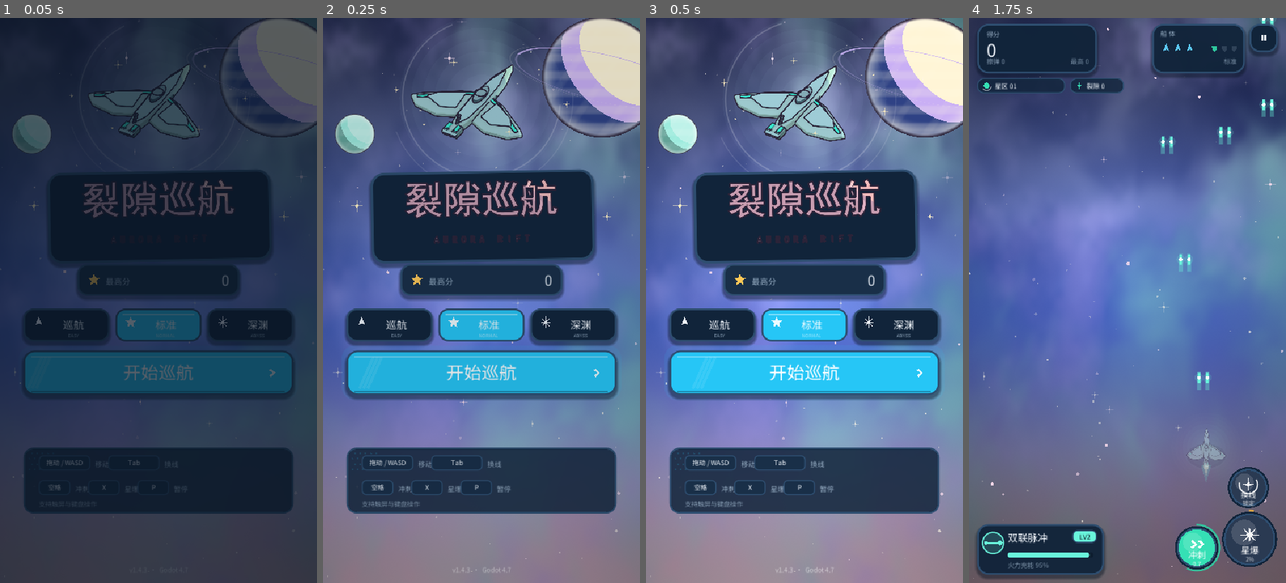
Above: before the commit, frames 1-4 (left to right).
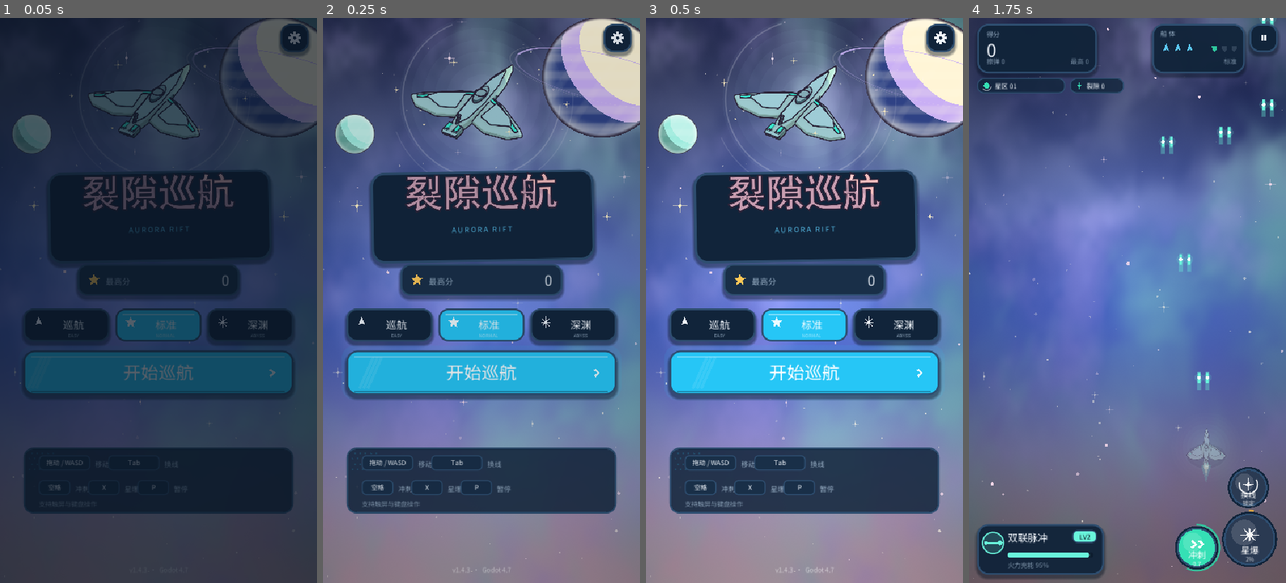
Above: after the commit, the same moments.

Repository: sctale/SpaceFighter-Godot
Game: Godot game, scene res://scenes/Main.tscn
Two runs of this game, one before a commit and one after it. Both use one fixed random seed, a clock stepped at 60 frames per second and the inputs below.
Inputs (mouse positions are in pixels of both pictures, inside the frame that each line leads up to):
- Up to frame 1 (0.05 s): no input
- Up to frame 2 (0.25 s): no input
- Up to frame 3 (0.5 s): no input
- Up to frame 4 (1.75 s): tap Enter at 0.5 s; move the mouse to (1197, 272) at 0.52 s; hold D 0.53-1.25 s; tap E at 0.6 s; click (1197, 272) at 0.67 s; tap Space at 0.77 s; drag from (1064, 328) to (1111, 413) at 1.27 s

The runs differ from the first frame. In frame 1, 1.8% of the frame differs, in the area x 26-98%, y 1-40%; in frame 2, 2.1%; in frame 3, 2.9%, in the area x 25-99%, y 1-40%; in frame 4, nothing differs.

Commit message:
ux: UI 重构 Phase 2——主菜单设置入口 + 独立设置屏 + logo 暗底适配
菜单右上齿轮进入独立设置屏（复用现有三开关，零新机制，含关于/版本行）；
logo 只保留标题图形、副标题改 Token 色实时文字；Esc 关闭设置屏；
opt_music 菜单不播战斗 BGM、暂停中切换不 resume（A2 随设置屏修复）。
门禁 180 + selftest 8 绿，菜单/设置屏实跑截图复核。

Diff:
--- a/scripts/main.gd
+++ b/scripts/main.gd
@@ -97,6 +97,7 @@
 
 # 界面状态 / 存档 / 音效
 var in_menu := true
+var settings_open := false
 var best_score := 0
 var sfx: Sfx
 var music: MusicPlayer
@@ -304,6 +305,9 @@
 			# 纯视觉验收：受击/护盾边缘闪（DevShots）
 			in_menu = false
 			_reset_game()
+		elif _shot_mode == "settings":
+			in_menu = true
+			settings_open = true
 		_shot_taken = false
 
 
@@ -1540,6 +1544,10 @@
 		return
 	if event is InputEventKey and event.pressed and not event.echo:
 		if in_menu:
+			if settings_open:
+				if event.keycode == KEY_ESCAPE:
+					settings_open = false
+				return
 			if event.keycode == KEY_ENTER or event.keycode == KEY_SPACE:
 				_start_run()
 			elif event.keycode == KEY_1:
@@ -1641,6 +1649,10 @@
 			difficulty = "abyss"
 		"start":
 			_start_run()
+		"settings":
+			settings_open = true
+		"settings_back":
+			settings_open = false
 		"pause":
 			paused = true
 			if music != null:
@@ -1678,8 +1690,10 @@
 		"opt_music":
 			opt_music = not opt_music
 			_apply_opts()
-			if opt_music and music != null:
+			# 菜单里不播战斗 BGM；暂停中切换只记开关不 resume（修 A2）
+			if opt_music and music != null and not in_menu:
 				music.play_zone(int(zone))
+				music.set_paused(paused)
 			_save_opts()
 		"opt_sfx":
 			opt_sfx = not opt_sfx
@@ -1706,6 +1720,7 @@
 	_save_best()
 	_reset_upgrades()
 	in_menu = true
+	settings_open = false
 	paused = false
 	game_over = false
 	won = false
--- a/scripts/ui_menu.gd
+++ b/scripts/ui_menu.gd
@@ -9,7 +9,7 @@
 
 
 static func draw(ci: CanvasItem, skin: UISkin, main: Node, vw: float, vh: float,
-		safe_top: float, safe_bottom: float, t: float) -> Dictionary:
+		safe_top: float, safe_bottom: float, t: float, pressed: String) -> Dictionary:
 	var rects := {}
 	var w := minf(vw - 64.0, 460.0)
 	var cx := vw * 0.5
@@ -49,7 +49,13 @@
 	ci.draw_set_transform(Vector2.ZERO, 0.0, Vector2.ONE)
 	ci.draw_set_transform(title_c, -0.018, Vector2.ONE)
 	if logo_tex != null:
-		ci.draw_texture_rect(logo_tex, Rect2(-180, -90, 360, 180), false, Color.WHITE)
+		# 暗底适配：只保留标题图形，副标题改 Token 色实时文字（原贴图深navy暗底不可读）
+		var ts := logo_tex.get_size()
+		var rh := ts.y * 0.46
+		var dh := 360.0 * rh / ts.x
+		ci.draw_texture_rect_region(logo_tex, Rect2(-180, -76, 360, dh),
+			Rect2(0, ts.y * 0.14, ts.x, rh))
+		skin.text_center(ci, 0, -76 + dh + 26, "A U R O R A   R I F T", 12, skin.PINK_DEEP, 0)
 	else:
 		ci.draw_rect(Rect2(-162, -56, 324, 3), Color(skin.PINK.r, skin.PINK.g, skin.PINK.b, 0.55))
 		skin.text_center(ci, 0, 16, "裂隙巡航", 52, skin.INK, 0)
@@ -154,6 +160,14 @@
 		skin.text(ci, hint_rect.position + Vector2(26, hint_rect.size.y - 12),
 			"支持触屏与键盘操作", 11, Color(skin.INK_SOFT.r, skin.INK_SOFT.g, skin.INK_SOFT.b, 0.8))
 
+	# 设置入口：右上齿轮，打开独立设置屏（复用现有三开关）
+	var set_r := Rect2(vw - 62.0, safe_top + 10.0, 48.0, 48.0)
+	rects["settings"] = set_r
+	skin.panel(ci, set_r, skin.PAPER, 16.0, skin.BORDER, 3.0, true)
+	if pressed == "settings":
+		skin.panel(ci, Rect2(set_r.position + Vector2(0, 2), set_r.size), skin.CREAM, 16.0, skin.BORDER, 3.0, false)
+	skin.icon_gear(ci, set_r.get_center(), 11.0, skin.INK)
+
 	# 页脚
 	var ver := String(ProjectSettings.get_setting("application/config/version", "0.0.0"))
 	skin.text_center(ci, cx, vh - safe_bottom - 18.0, "v%s  ·  Godot %d.%d" % [ver,
--- a/scripts/ui_overlay.gd
+++ b/scripts/ui_overlay.gd
@@ -13,6 +13,7 @@
 var pressed := ""
 var pressed_t := 0.0
 var menu_buttons := {}
+var settings_buttons := {}
 var game_buttons := {}
 var pause_buttons := {}
 var over_buttons := {}
@@ -48,7 +49,7 @@
 		_modal_t = 0.0
 		_last_state = state
 	_fade = maxf(0.0, _fade - delta * 3.4)
-	if state == "paused" or state == "over" or state == "upgrade":
+	if state == "paused" or state == "over" or state == "upgrade" or state == "settings":
 		_modal_t += delta
 	main.display_score = lerpf(float(main.display_score), float(main.score),
 		1.0 - exp(-7.0 * delta))
@@ -86,7 +87,7 @@
 
 func _state() -> String:
 	if bool(main.in_menu):
-		return "menu"
+		return "settings" if bool(main.settings_open) else "menu"
 	if bool(main.game_over):
 		return "over"
 	if bool(main.upgrade_pending):
@@ -118,7 +119,11 @@
 	var sr: float = CFG.SAFE_RIGHT
 	var flash := pressed if pressed_t > 0.0 else ""
 	if bool(main.in_menu):
-		menu_buttons = UIMenu.draw(self, skin, main, vw, vh, st, sb, _t)
+		if bool(main.settings_open):
+			settings_buttons = UISettings.draw(self, skin, main, vw, vh, st, sb, _t, flash,
+				_ease_out(_modal_t / 0.32))
+		else:
+			menu_buttons = UIMenu.draw(self, skin, main, vw, vh, st, sb, _t, flash)
 		_draw_fade(vw, vh)
 		return
 	game_buttons = UIHud.draw(self, skin, main, vw, vh, st, sb, sl, sr, _t, flash,
@@ -147,9 +152,18 @@
 				return _flash_action("upgrade_" + String(k))
 		return ""
 	if bool(main.in_menu):
+		if bool(main.settings_open):
+			for k in settings_buttons:
+				if Rect2(settings_buttons[k]).has_point(p):
+					return _flash_action(String(k))
+			return ""
 		for k in menu_buttons:
 			if Rect2(menu_buttons[k]).has_point(p):
-				return _flash_action("diff_" + String(k) if k != "start" else "start")
+				if String(k) == "start":
+					return _flash_action("start")
+				if String(k) == "settings":
+					return _flash_action("settings")
+				return _flash_action("diff_" + String(k))
 		return ""
 	if bool(main.game_over):
 		for k in over_buttons:
--- /dev/null
+++ b/scripts/ui_settings.gd
@@ -0,0 +1,56 @@
+class_name UISettings
+extends RefCounted
+
+## 独立设置屏（UI 重构 Phase 2）：复用暂停页现有三开关（音乐/音效/震屏），
+## 零新机制；动作字符串与暂停页一致（opt_*），持久化走 main._save_opts。
+
+static func draw(ci: CanvasItem, skin: UISkin, main: Node, vw: float, vh: float,
+		safe_top: float, safe_bottom: float, t: float, pressed: String,
+		k: float) -> Dictionary:
+	var rects := {}
+	var w := minf(vw - 56.0, 440.0)
+	var h := minf(vh - safe_top - safe_bottom - 80.0, 480.0)
+	var card := Rect2((vw - w) * 0.5, (vh - h) * 0.5 + (1.0 - k) * 30.0, w, h)
+	skin.panel(ci, card, skin.PAPER, 26.0, skin.BORDER, 4.0, true)
+	skin.halftone(ci, Rect2(card.position + Vector2(16, 16), Vector2(70, 46)),
+		Color(skin.ACCENT_BLUE.r, skin.ACCENT_BLUE.g, skin.ACCENT_BLUE.b, 0.15), 12.0)
+	skin.sparkle(ci, card.position + Vector2(w - 46, 48), 13.0, skin.GOLD, t)
+	skin.text_center(ci, vw * 0.5, card.position.y + 66.0, "设置", skin.TEXT_H2, skin.PINK_DEEP, 0)
+	skin.text_center(ci, vw * 0.5, card.position.y + 92.0, "巡航偏好 · 切换后立即保存", skin.TEXT_SM, skin.INK_SOFT, 0)
+
+	var opts := [["opt_music", "音乐", "背景音乐", bool(main.opt_music)],
+		["opt_sfx", "音效", "战斗与按钮音效", bool(main.opt_sfx)],
+		["opt_shake", "震屏", "受击与爆炸震屏", bool(main.opt_shake)]]
+	var ry := card.position.y + 116.0
+	for i in range(3):
+		var r := Rect2(card.position.x + 24.0, ry + i * 68.0, w - 48.0, 56.0)
+		rects[String(opts[i][0])] = r
+		var on: bool = opts[i][3]
+		var pr := pressed == String(opts[i][0])
+		var rr := r
+		if pr:
+			rr.position.y += 2.0
+		skin.panel(ci, rr, skin.CREAM, 14.0, skin.BORDER, 2.0, not pr)
+		skin.text(ci, rr.position + Vector2(18, 26), String(opts[i][1]), skin.TEXT_LG, skin.INK)
+		skin.text(ci, rr.position + Vector2(18, 44), String(opts[i][2]), skin.TEXT_XS,
+			Color(skin.INK_SOFT.r, skin.INK_SOFT.g, skin.INK_SOFT.b, 0.8))
+		var pill := Rect2(rr.end.x - 96.0, rr.position.y + 12.0, 76.0, 32.0)
+		skin.panel(ci, pill, skin.CYAN if on else Color("#2A3A52"), 10.0, skin.BORDER, 2.0, false)
+		skin.text_center(ci, pill.get_center().x, pill.position.y + 22.0,
+			"开" if on else "关", skin.TEXT_MD, skin.BG_PRIMARY if on else skin.INK_SOFT, 0)
+
+	var about := Rect2(card.position.x + 24.0, ry + 3 * 68.0 + 4.0, w - 48.0, 62.0)
+	skin.panel(ci, about, Color(skin.BG_PRIMARY.r, skin.BG_PRIMARY.g, skin.BG_PRIMARY.b, 0.55),
+		12.0, skin.BORDER_SOFT, 1.5, false)
+	var ver := String(ProjectSettings.get_setting("application/config/version", "0.0.0"))
+	skin.text_center(ci, vw * 0.5, about.position.y + 25.0,
+		"v%s · Godot %d.%d" % [ver, Engine.get_version_info()["major"],
+			Engine.get_version_info()["minor"]], skin.TEXT_SM, skin.INK_SOFT, 0)
+	skin.text_center(ci, vw * 0.5, about.position.y + 46.0,
+		"免费游戏 · 无内购 · 进度仅本机保存", skin.TEXT_XS,
+		Color(skin.INK_SOFT.r, skin.INK_SOFT.g, skin.INK_SOFT.b, 0.8), 0)
+
+	var back := Rect2(card.position.x + 28.0, card.end.y - 68.0, w - 56.0, 52.0)
+	rects["settings_back"] = back
+	skin.button(ci, back, "返回", skin.PAPER, pressed == "settings_back", 22, skin.INK)
+	return rects
--- a/scripts/ui_skin.gd
+++ b/scripts/ui_skin.gd
@@ -174,6 +174,15 @@
 	ci.draw_colored_polygon(pts, color)
 
 
+func icon_gear(ci: CanvasItem, c: Vector2, r: float, color: Color) -> void:
+	for i in range(8):
+		var a := TAU * float(i) / 8.0
+		var d := Vector2(cos(a), sin(a))
+		ci.draw_line(c + d * r * 0.55, c + d * r, color, r * 0.34)
+	ci.draw_circle(c, r * 0.62, color)
+	ci.draw_circle(c, r * 0.26, PAPER)
+
+
 func icon_pause(ci: CanvasItem, c: Vector2, r: float, color: Color) -> void:
 	ci.draw_rect(Rect2(c + Vector2(-r * 0.42, -r * 0.55), Vector2(r * 0.30, r * 1.10)), color)
 	ci.draw_rect(Rect2(c + Vector2(r * 0.12, -r * 0.55), Vector2(r * 0.30, r * 1.10)), color)
Binary file changed: assets/fonts/AuroraCJK.ttf
